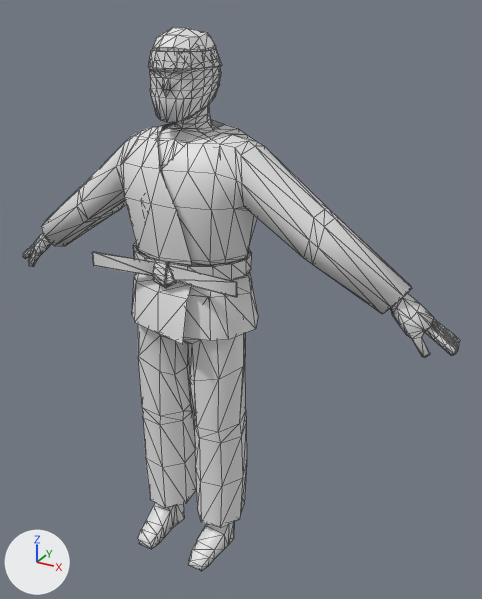
The glTF model assets/3D Assets/Character Models/Player Character Model/Player_Character.glb as it was, and as the next commit left it.
Camera for both pictures: a 50 mm lens placed at (1.113, -1.678, 1.822), pointed at (0.135, 0.1, 0.933). The lights are fixed; the arrows at lower left show +X, +Y and +Z. Mesh edges are drawn as thin lines. Where no turn or scale is listed for an object, it has been applied to the vertices. Vertices at the same position are counted once.

The older version as bpy lines, for what is in view:
```python
me_cube_006 = bpy.data.meshes.new('Cube.006')
me_cube_006.from_pydata(...)  # 1290 vertices, 2434 faces; spans x -0.84..0.84, y -0.19..0.19, z 0.0..1.77
# faces by material slot: [1216, 296, 728, 128, 66]
me_cube_006.materials.append(mat_skin_001)  # white #e7e7e7
me_cube_006.materials.append(mat_belt_001)  # white #e7e7e7
me_cube_006.materials.append(mat_gi_001)  # white #e7e7e7
me_cube_006.materials.append(mat_headband_001)  # white #e7e7e7
me_cube_006.materials.append(mat_hair_001)  # white #e7e7e7
ob_karate_man = bpy.data.objects.new('Karate_Man', me_cube_006)
ob_karate_man.location = (0.0, 0.0, 0.0)
```
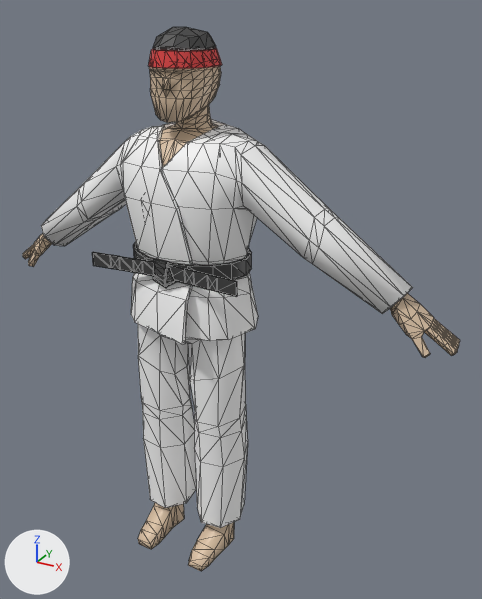
Where the newer file only moved an object's origin or applied its transform, the numbers keep the older frame.

What differs and where, as boxes [x1, y1, x2, y2] in the pictures (482 x 599 px; the box of a moved part takes in the faces that stretch with it):
'Karate_Man', reshaped: before [23, 28, 460, 571]; after [23, 27, 460, 571]
part 1 of me_cube_006, moved or reshaped: before [132, 207, 256, 379]; after [92, 120, 255, 379]
part 2 of me_cube_006, moved or reshaped: before [138, 356, 247, 528]; after [138, 356, 248, 528]
part 3 of me_cube_006, recoloured (grey to beige): [23, 66, 460, 571] in both
part 4 of me_cube_006, recoloured: [133, 242, 252, 297] in both
part 5 of me_cube_006, recoloured (grey to white): [41, 123, 412, 381] in both
part 6 of me_cube_006, recoloured (grey to red): [148, 50, 221, 68] in both
part 7 of me_cube_006, recoloured (white to grey): [153, 28, 215, 51] in both

The change, as a diff of the scene's bpy script:
```diff
--- a/assets/3D Assets/Character Models/Player Character Model/Player_Character.glb.py
+++ b/assets/3D Assets/Character Models/Player Character Model/Player_Character.glb.py
@@ img_basecolor_black @@
+img_basecolor_black = load_image('basecolor_black', '_unpacked/basecolor_black', 512, 512, 'sRGB')
@@ img_basecolor_headband @@
+img_basecolor_headband = load_image('basecolor_headband', '_unpacked/basecolor_headband', 512, 512, 'sRGB')
@@ img_basecolor_player_clothes @@
+img_basecolor_player_clothes = load_image('basecolor_player_clothes', '_unpacked/basecolor_player_clothes', 512, 512, 'sRGB')
@@ img_basecolor_skin @@
+img_basecolor_skin = load_image('basecolor_skin', '_unpacked/basecolor_skin', 512, 512, 'sRGB')
@@ mat_black @@
+mat_black = bpy.data.materials.new('Black')
+# uses the picture img_basecolor_black
@@ mat_headband @@
+mat_headband = bpy.data.materials.new('Headband')
+# uses the picture img_basecolor_headband
@@ mat_gi @@
+mat_gi = bpy.data.materials.new('Gi')
+# uses the picture img_basecolor_player_clothes
@@ mat_skin @@
+mat_skin = bpy.data.materials.new('Skin')
+# uses the picture img_basecolor_skin
@@ me_cube_006 @@
 # used by ob_karate_man; location = (0.0, 0.0, 0.0)
-me_cube_006.from_pydata(...)  # 1290 vertices, 2434 faces; spans x -0.84..0.84, y -0.19..0.19, z 0.0..1.77
+me_cube_006.from_pydata(...)  # 1373 vertices, 2590 faces; spans x -0.84..0.84, y -0.19..0.19, z 0.0..1.77
+# me_cube_006 part 1: 50 vertices moved from x -0.2..0.2, y -0.14..0.14, z 0.93..1.13 to x -0.2..0.2, y -0.14..0.09, z 0.93..1.13; 28 vertices removed from x -0.19..0.19, y -0.14..0.14, z 0.88..1.11; 97 vertices added at x -0.21..0.21, y -0.16..0.17, z 0.87..1.5
+# me_cube_006 part 2: 42 vertices moved from x -0.2..0.2, y -0.1..0.1, z 0.3..0.54 to x -0.21..0.21, y -0.1..0.1, z 0.39..0.56
+# me_cube_006 part 3: 1103 faces spanning x -0.84..0.84, y -0.19..0.17, z 0.0..1.76 switch from mat_skin_001 (white #e7e7e7) to mat_skin
+# me_cube_006 part 4: 211 faces spanning x -0.26..0.26, y -0.16..0.17, z 1.04..1.12 switch from mat_belt_001 (white #e7e7e7) to mat_black
+# me_cube_006 part 5: 637 faces spanning x -0.69..0.69, y -0.14..0.19, z 0.12..1.5 switch from mat_gi_001 (white #e7e7e7) to mat_gi
+# me_cube_006 part 6: 128 faces spanning x -0.1..0.1, y -0.09..0.13, z 1.67..1.71 switch from mat_headband_001 (white #e7e7e7) to mat_headband
+# me_cube_006 part 7: 66 faces spanning x -0.08..0.08, y -0.08..0.11, z 1.7..1.77 switch from mat_hair_001 (white #e7e7e7) to mat_black
```
